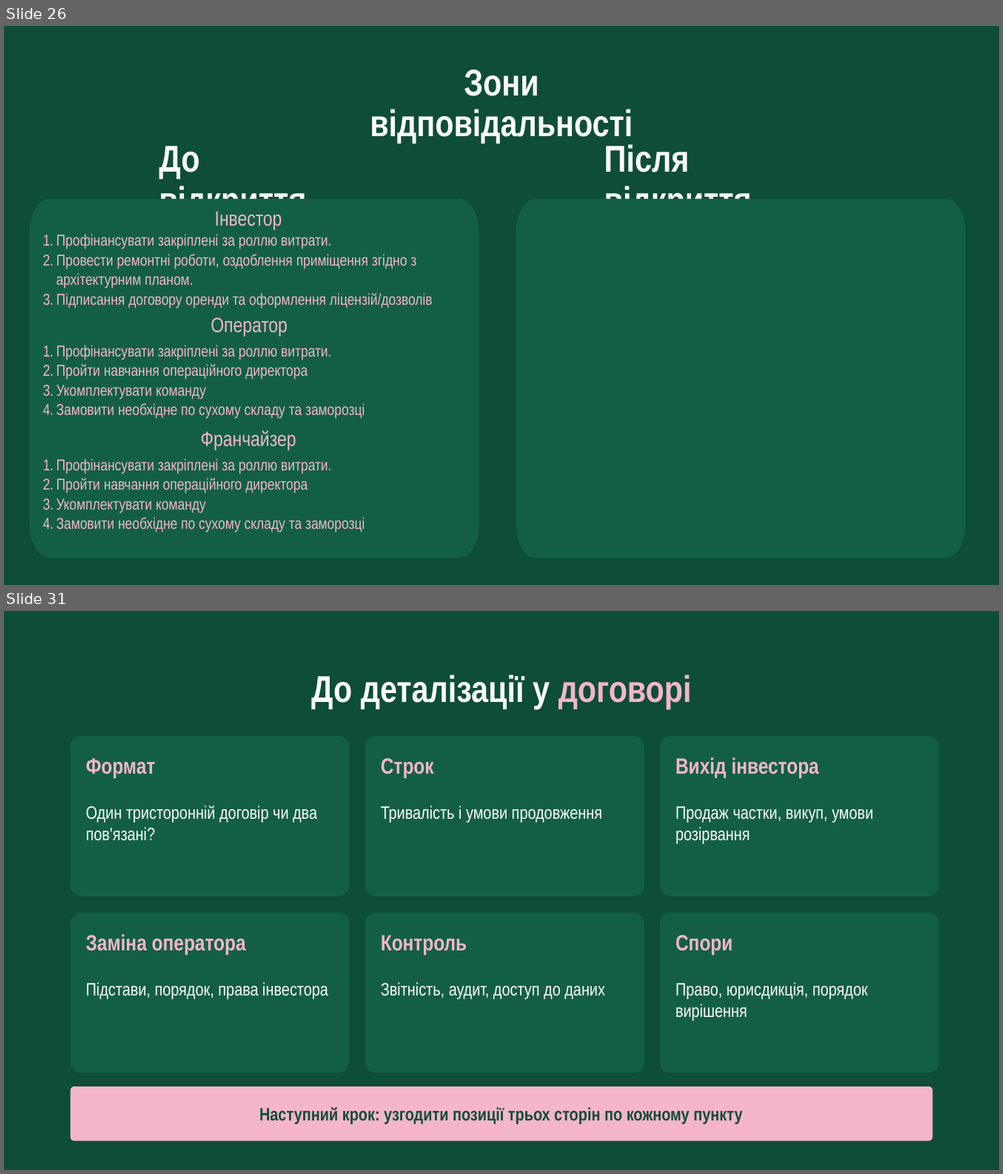
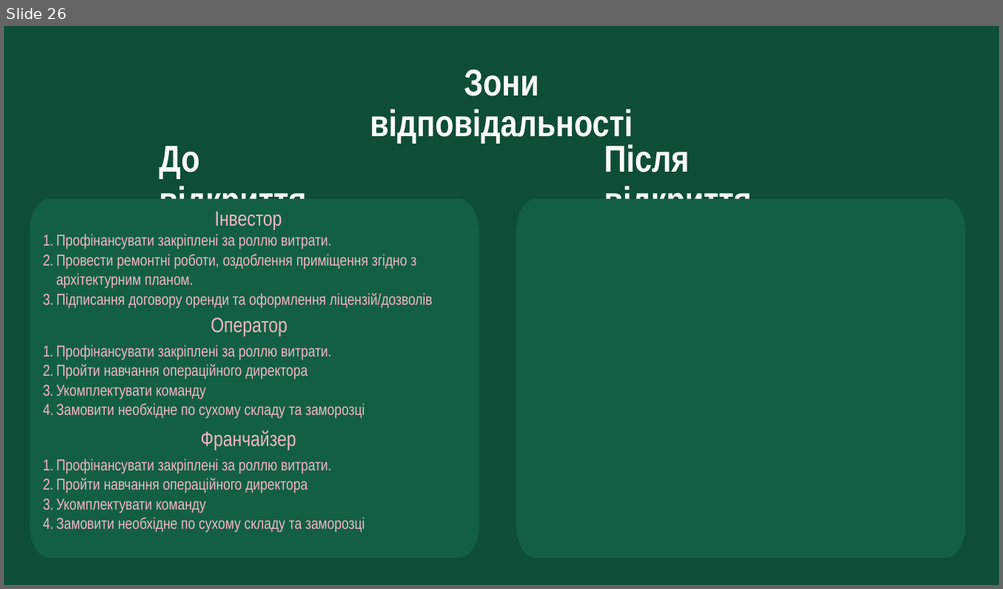
Before and after one commit to denfidiriv-cmyk/xcrypto, a slide deck: presentation_with_contract.pptx. Shown one above the other, each under a label of ours: slides 26 and 31 before the commit, slide 26 after it; the slides between them are not shown. The pictures are 1003x1174 and 1003x589 pixels, drawn with LibreOffice and Linux fonts; fonts in the diff are those of the drawing. Boxes give left, top, right and bottom in pixels: in the first picture for what was removed or moved away, otherwise in the second. Text is boxed around its words. In the diff, an @@ line names an element or a change of style, - is before the commit and + after.

```diff
--- a/presentation_with_contract.pptx
+++ b/presentation_with_contract.pptx
@@ slide 31 removed at <box>4,611,999,1170</box>, background #0E4D38 @@
@@ text removed at <box>311,675,691,709</box> @@
-До деталізації у договорі
@@ rounded rectangle removed at <box>70,736,349,897</box> @@
@@ rounded rectangle removed at <box>365,736,644,897</box> @@
@@ rounded rectangle removed at <box>660,736,939,897</box> @@
@@ text removed at <box>86,758,156,778</box> @@
-Формат
@@ text removed at <box>381,758,434,778</box> @@
-Строк
@@ text removed at <box>675,758,819,778</box> @@
-Вихід інвестора
@@ text removed at <box>86,806,317,841</box> @@
-Один тристоронній договір чи два пов'язані?
@@ text removed at <box>381,806,602,823</box> @@
-Тривалість і умови продовження
@@ text removed at <box>675,806,873,844</box> @@
-Продаж частки, викуп, умови розірвання
@@ rounded rectangle removed at <box>70,913,349,1073</box> @@
@@ rounded rectangle removed at <box>365,913,644,1073</box> @@
@@ rounded rectangle removed at <box>660,913,939,1073</box> @@
@@ text removed at <box>86,934,246,955</box> @@
-Заміна оператора
@@ text removed at <box>381,935,466,955</box> @@
-Контроль
@@ text removed at <box>675,935,732,955</box> @@
-Спори
@@ text removed at <box>86,982,328,999</box> @@
-Підстави, порядок, права інвестора
@@ text removed at <box>381,982,605,999</box> @@
-Звітність, аудит, доступ до даних
@@ text removed at <box>675,982,868,1021</box> @@
-Право, юрисдикція, порядок вирішення
@@ rounded rectangle removed at <box>70,1087,932,1141</box> @@
@@ text removed at <box>259,1108,742,1125</box> @@
-Наступний крок: узгодити позиції трьох сторін по кожному пункту
```
Also in this commit, not shown: 2 slides changed, 8 slides added, 2 other slides removed.
